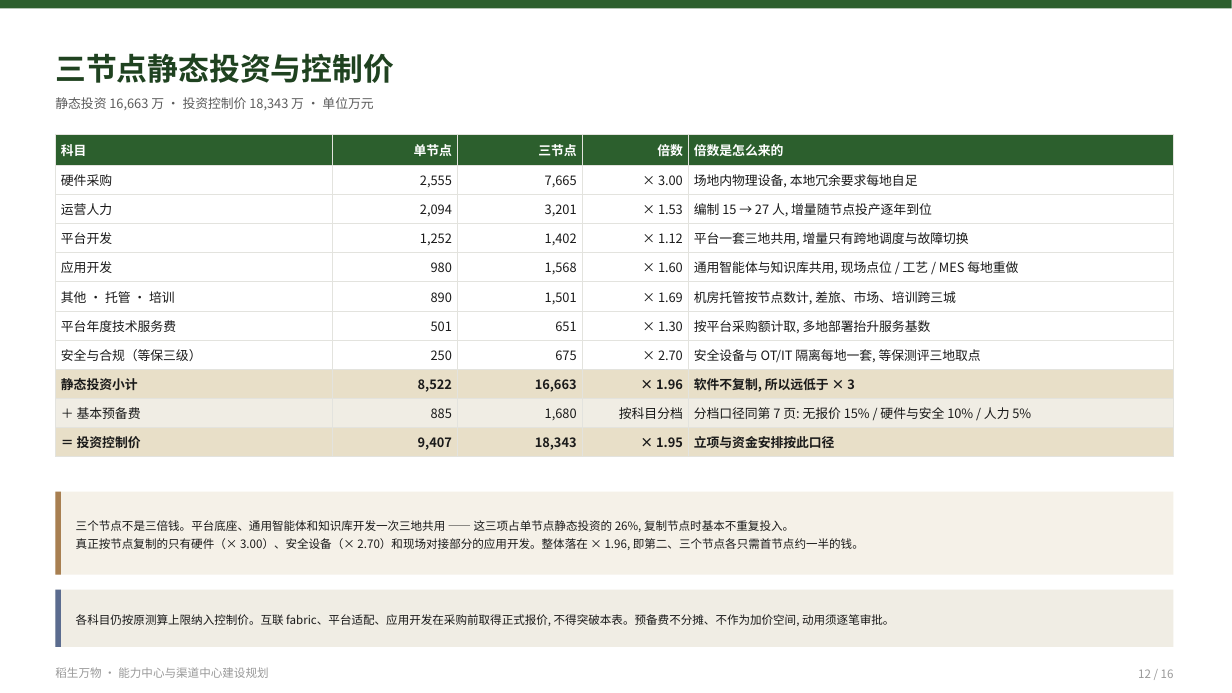
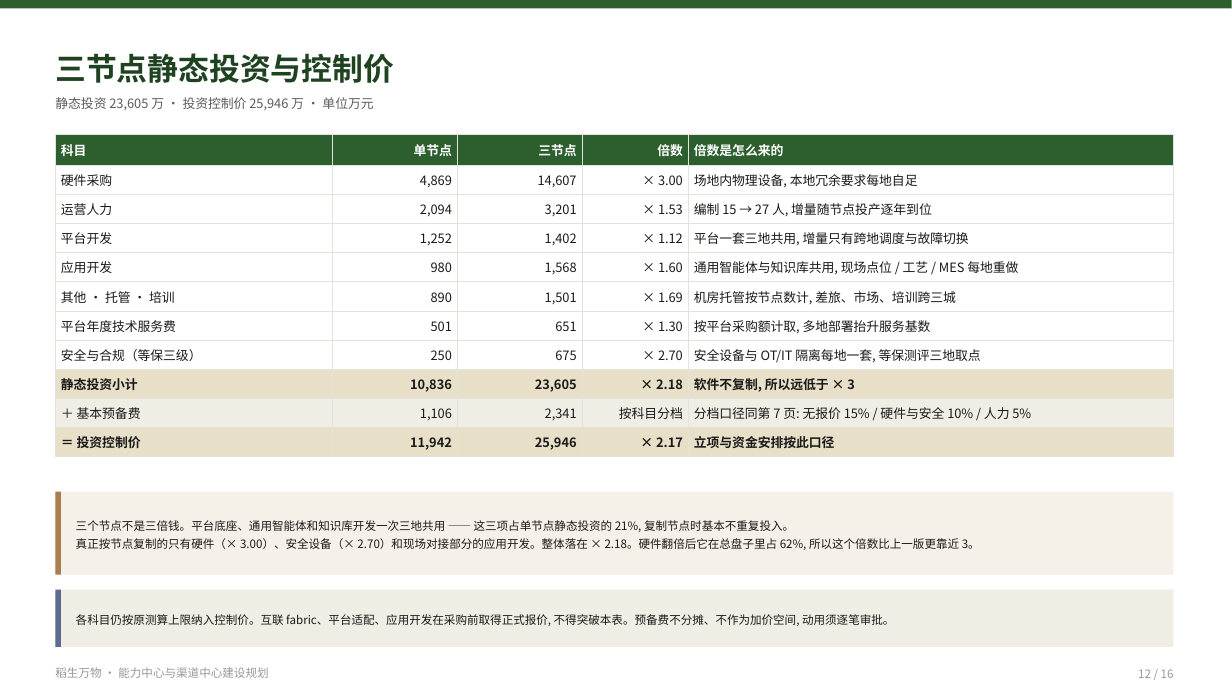
Before and after one commit to jinichen/catfish, a slide deck: slide 12 of projects/daosheng/docs/daosheng-nlzx-v2.budget-appendix-3nodes.pptx. Drawn at 1232x693 pixels with LibreOffice and Linux fonts; fonts in the diff are those of the drawing. Boxes give left, top, right and bottom in pixels: in the first picture for what was removed or moved away, otherwise in the second. Text is boxed around its words. In the diff, an @@ line names an element or a change of style, - is before the commit and + after.

Commit message:
docs(daosheng): 单节点 6 台 → 12 台 GPU，去品牌，去运营期成本
按 PPT 那份为准（不是 DOCX 版本）重算：

  · 算力主机不再写品牌型号，"8 卡 H20（141G/HBM3e）"→"8 卡 GPU 服务器，
    单机满配显存"；显存规格一并模糊，只留 2.4T 参数 / 95B 激活 / FP8 的测算口径
  · 单节点 6 台 → 12 台，四组互备（原三台一组两组互备）
  · 硬件数量跟着核：fabric 交换机 2→4 / 网卡 48→96；基础服务节点 9→12；
    存储 150TB→200TB
  · 单节点硬件 2,555 → 4,869 万；静态投资 8,522 → 10,836；
    预备费 885 → 1,106；控制价 9,407 → 11,942 万
  · 删掉后 5 年运营成本，口径只到建设期末（原来"第四年起年度稳态 1,360 万/年"）
  · 主 deck 补一页系统逻辑架构

三节点合计 25,946 万 = 2.59 亿，3 亿上限下余量 4,054 万（14%）。

```diff
--- a/projects/daosheng/docs/daosheng-nlzx-v2.budget-appendix-3nodes.pptx
+++ b/projects/daosheng/docs/daosheng-nlzx-v2.budget-appendix-3nodes.pptx
@@ text at bbox=[55, 97, 373, 110]: text changed @@
-静态投资 16,663 万 · 投资控制价 18,343 万 · 单位万元
+静态投资 23,605 万 · 投资控制价 25,946 万 · 单位万元
@@ table at bbox=[55, 134, 1174, 457] @@
-row 2, column 2: 2,555
+row 2, column 2: 4,869
-row 2, column 3: 7,665
+row 2, column 3: 14,607
-row 9: 静态投资小计 | 8,522 | 16,663 | × 1.96 | 软件不复制, 所以远低于 × 3
+row 9: 静态投资小计 | 10,836 | 23,605 | × 2.18 | 软件不复制, 所以远低于 × 3
-row 10, column 2: 885
+row 10, column 2: 1,106
-row 10, column 3: 1,680
+row 10, column 3: 2,341
-row 11: ＝ 投资控制价 | 9,407 | 18,343 | × 1.95 | 立项与资金安排按此口径
+row 11: ＝ 投资控制价 | 11,942 | 25,946 | × 2.17 | 立项与资金安排按此口径
@@ text at bbox=[76, 520, 980, 550]: text changed @@
-三个节点不是三倍钱。平台底座、通用智能体和知识库开发一次三地共用 —— 这三项占单节点静态投资的 26%, 复制节点时基本不重复投入。
-真正按节点复制的只有硬件（× 3.00）、安全设备（× 2.70）和现场对接部分的应用开发。整体落在 × 1.96, 即第二、三个节点各只需首节点约一半的钱。
+三个节点不是三倍钱。平台底座、通用智能体和知识库开发一次三地共用 —— 这三项占单节点静态投资的 21%, 复制节点时基本不重复投入。
+真正按节点复制的只有硬件（× 3.00）、安全设备（× 2.70）和现场对接部分的应用开发。整体落在 × 2.18。硬件翻倍后它在总盘子里占 62%, 所以这个倍数比上一版更靠近 3。
```
Also in this commit, not shown: 12 other slides changed, 1 other file.
